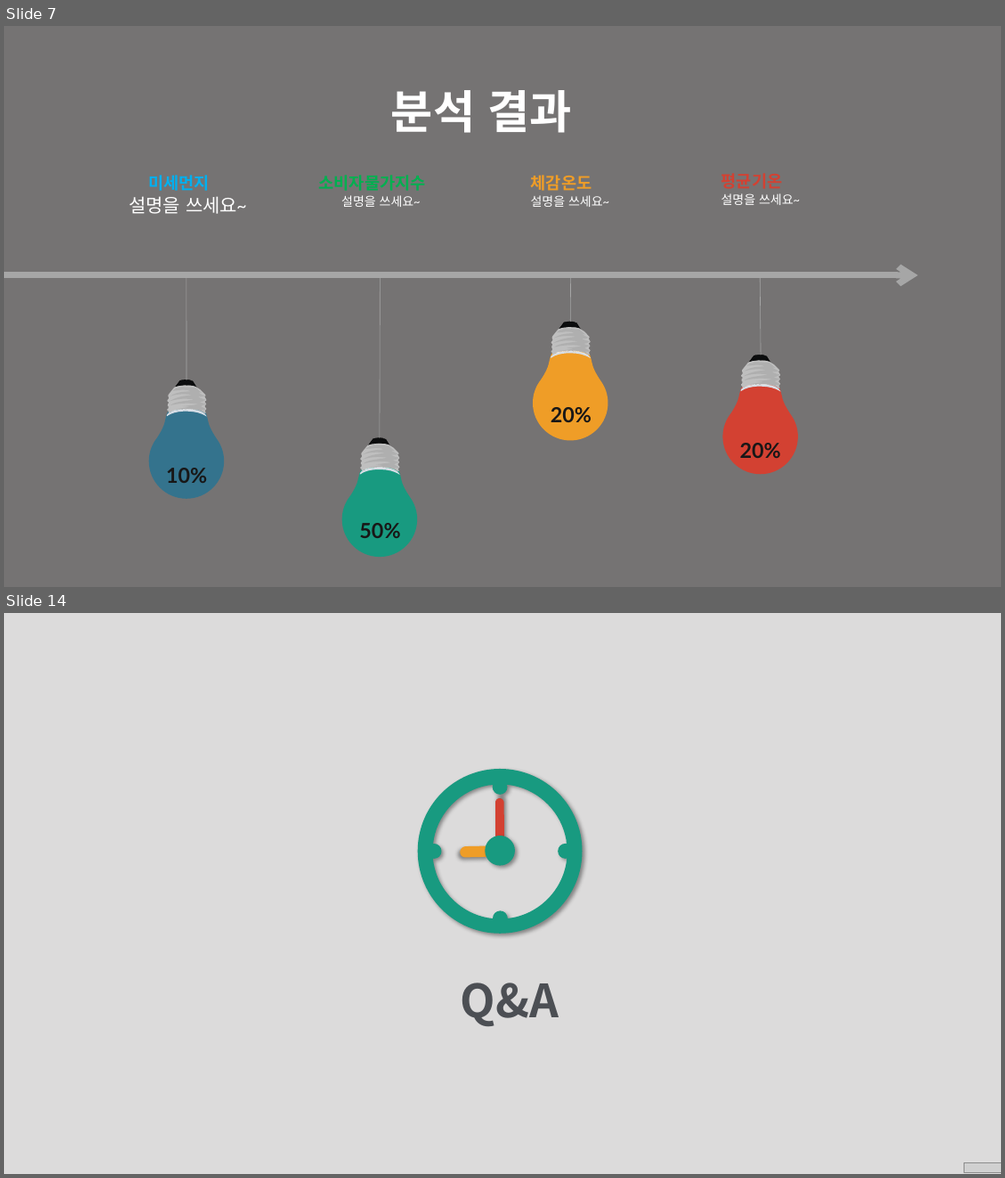
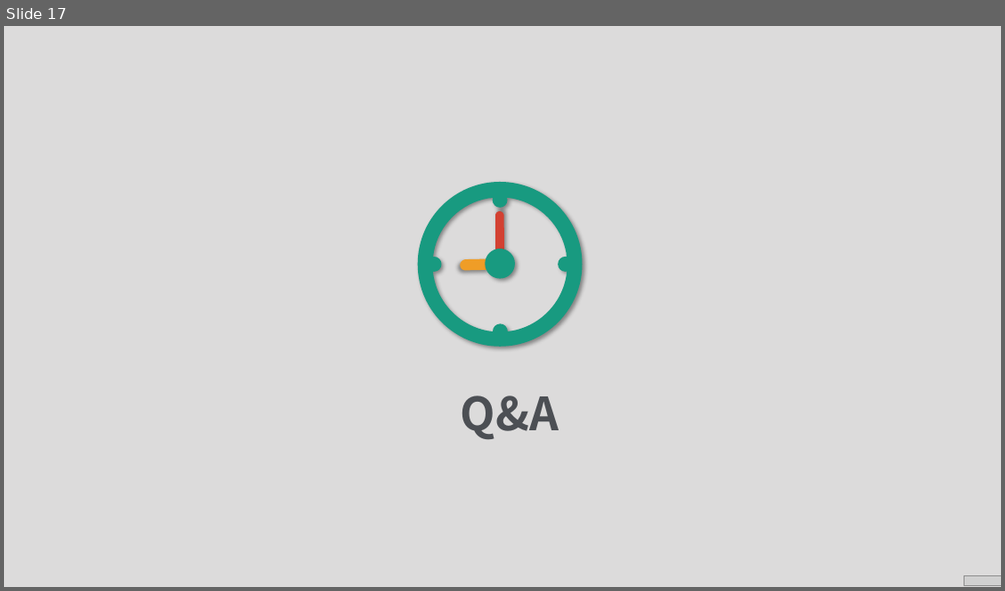
Before and after one commit to shs1234/project1, a slide deck: 분석.pptx. Shown one above the other, each under a label of ours: slides 7 and 14 before the commit, slide 17 after it; the slides between them are not shown. The pictures are 1005x1178 and 1005x591 pixels, drawn with LibreOffice and Linux fonts; fonts in the diff are those of the drawing; grey boxes stand for pictures; background and template pictures are left out. Boxes give left, top, right and bottom in pixels: in the first picture for what was removed or moved away, otherwise in the second. Text is boxed around its words. In the diff, an @@ line names an element or a change of style, - is before the commit and + after.

```diff
--- a/분석.pptx
+++ b/분석.pptx
@@ slide 7 removed at [4, 26, 1001, 587], background picture (left out); not listed: 1 template element that a slide beside it also shows @@
@@ text removed at [391, 90, 572, 133] @@
-분석 결과
@@ text removed at [148, 175, 209, 191] @@
-미세먼지
@@ text removed at [319, 175, 426, 191] @@
-소비자물가지수
@@ text removed at [531, 175, 591, 191] @@
-체감온도
@@ text removed at [668, 171, 836, 192] @@
-평균기온
@@ text removed at [129, 196, 246, 214] @@
-설명을 쓰세요~
@@ text removed at [341, 195, 421, 207] @@
-설명을 쓰세요~
@@ text removed at [531, 195, 609, 207] @@
-설명을 쓰세요~
@@ text removed at [721, 193, 800, 205] @@
-설명을 쓰세요~
@@ arrow removed from (4, 275) to (918, 275) @@
@@ line removed from (186, 379) to (186, 275) @@
@@ line removed from (380, 438) to (380, 275) @@
@@ line removed from (571, 321) to (571, 275) @@
@@ line removed from (760, 354) to (760, 275) @@
@@ group removed at [533, 320, 608, 440]: 7 freeform shapes @@
@@ group removed at [722, 354, 798, 474]: 7 freeform shapes @@
@@ group removed at [149, 378, 225, 499]: 7 freeform shapes @@
@@ text removed at [550, 407, 591, 422] @@
-20%
@@ text removed at [740, 443, 781, 458] @@
-20%
@@ text removed at [166, 467, 207, 483] @@
-10%
@@ group removed at [342, 436, 418, 557]: 7 freeform shapes @@
@@ text removed at [359, 523, 400, 538] @@
-50%
@@ what was slide 14 is now slide 17 @@
```
Also in this commit, not shown: 6 slides changed, 9 slides added, 5 other slides removed.
